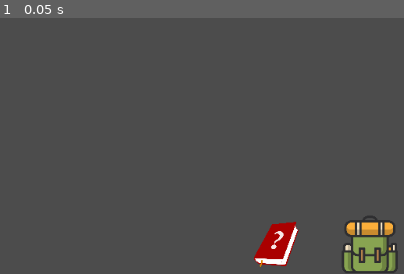
Above: before the commit, frame 1.
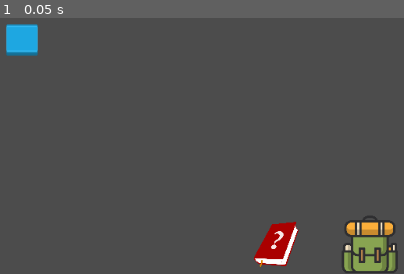
Above: after the commit, the same moment.

Repository: kleimaj/gaming-club-dev
Game: Godot game, scene res://Interface/HUD.tscn
Two runs of this game, one before a commit and one after it. Both use one fixed random seed, a clock stepped at 60 frames per second and the inputs below. The project has no main scene, so this scene is started directly.
Inputs:
- Up to frame 1 (0.05 s): no input

The runs differ from the first frame. In frame 1, 1.0% of the frame differs, in the area x 1-10%, y 2-15%.

Commit message:
adds fonts, centered texture rect to Interface

Diff:
--- a/Interface/HUD.tscn
+++ b/Interface/HUD.tscn
@@ -1,8 +1,9 @@
-[gd_scene load_steps=4 format=2]
+[gd_scene load_steps=5 format=2]
 
 [ext_resource path="res://GFX/UI/backpack.png" type="Texture" id=1]
 [ext_resource path="res://GFX/UI/book.png" type="Texture" id=2]
 [ext_resource path="res://Interface/HUD.gd" type="Script" id=3]
+[ext_resource path="res://GFX/UI/blue_button02.png" type="Texture" id=4]
 
 [node name="HUD" type="Control"]
 anchor_right = 1.0
@@ -43,5 +44,24 @@
 __meta__ = {
 "_edit_use_anchors_": false
 }
+
+[node name="Backpack" type="Control" parent="CanvasLayer"]
+anchor_right = 1.0
+anchor_bottom = 1.0
+__meta__ = {
+"_edit_use_anchors_": false
+}
+
+[node name="TextureRect" type="TextureRect" parent="CanvasLayer/Backpack"]
+anchor_left = 0.5
+anchor_top = 0.5
+anchor_right = 0.5
+anchor_bottom = 0.5
+margin_left = -20.0
+margin_top = -20.0
+margin_right = 20.0
+margin_bottom = 20.0
+texture = ExtResource( 4 )
+expand = true
 [connection signal="pressed" from="CanvasLayer/BackpackButton" to="." method="_on_BackpackButton_pressed"]
 [connection signal="pressed" from="CanvasLayer/BookButton" to="." method="_on_BookButton_pressed"]
